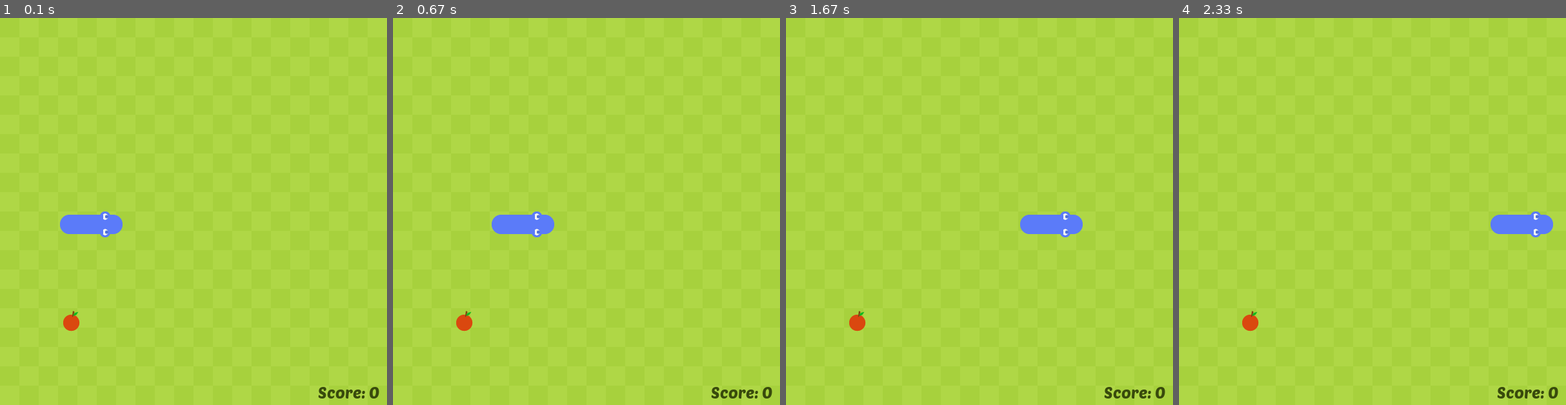
Above: before the commit, frames 1-4 (left to right).
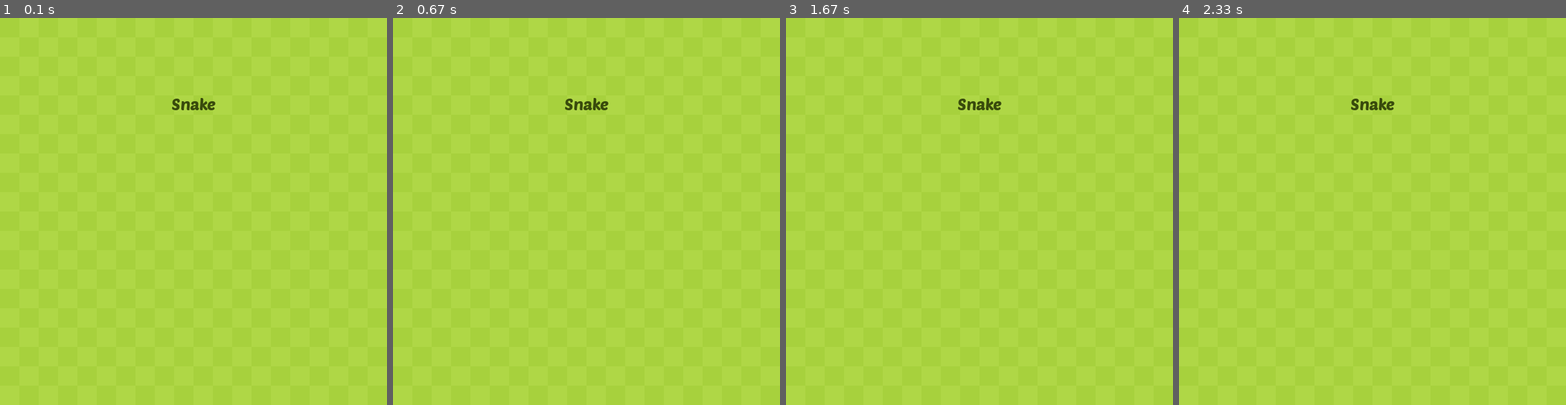
Above: after the commit, the same moments.

Repository: VHMachado/Snake.pygame
Game: pygame game, started from main.py
Two runs of this game, one before a commit and one after it. Both use one fixed random seed, a clock stepped at 60 frames per second and the inputs below.
Inputs:
- Up to frame 1 (0.1 s): no input
- Up to frame 2 (0.67 s): hold Right from 0.33 s (still down)
- Up to frame 3 (1.67 s): release Right at 0.8 s
- Up to frame 4 (2.33 s): no input

The runs differ from the first frame. In frame 1, 1.4% of the frame differs, in the area x 15-98%, y 20-99%; in frame 2, 1.4%; in frame 3, 1.4%; in frame 4, 1.4%.

Commit message:
Update main.py

Diff:
--- a/main.py
+++ b/main.py
@@ -124,10 +124,23 @@
         self.check_game_over()
 
     def draw_elements(self):
+        screen.fill((175,215,70))
         self.draw_grass()
         self.fruit.draw_fruit()
         self.snake.draw_snake()
         self.draw_score()
+
+    def draw_menu_screen(self):
+        screen.fill((175,215,70))
+        self.draw_grass()
+        game_name_surf = self.game_font.render('Snake', True, (56, 74, 12))
+
+        x = int(cell_size * cell_number / 2)
+        y = cell_size * cell_number / 4.5
+
+        game_name_rect = game_name_surf.get_rect(center = (x, y))
+        screen.blit(game_name_surf, game_name_rect)
+
 
     def check_collision(self):
         if self.fruit.pos == self.snake.body[0]:
@@ -201,6 +214,10 @@
 
 game = MAIN()
 
+menu_screen = True
+run_game = False
+game_over_screen = False
+
 while True:
     for event in pygame.event.get():
         if event.type == pygame.QUIT:
@@ -222,7 +239,15 @@
                 if game.snake.body[0] + game.snake.LEFT != game.snake.body[1]:
                     game.snake.direction = game.snake.LEFT
 
-    screen.fill((175,215,70))
-    game.draw_elements()
-    pygame.display.update()
-    clock.tick(framerate)
+    if menu_screen:
+        game.draw_menu_screen()
+        pygame.display.update()
+        clock.tick(framerate)
+
+    elif run_game:
+        game.draw_elements()
+        pygame.display.update()
+        clock.tick(framerate)
+
+    elif game_over_screen:
+        pass
